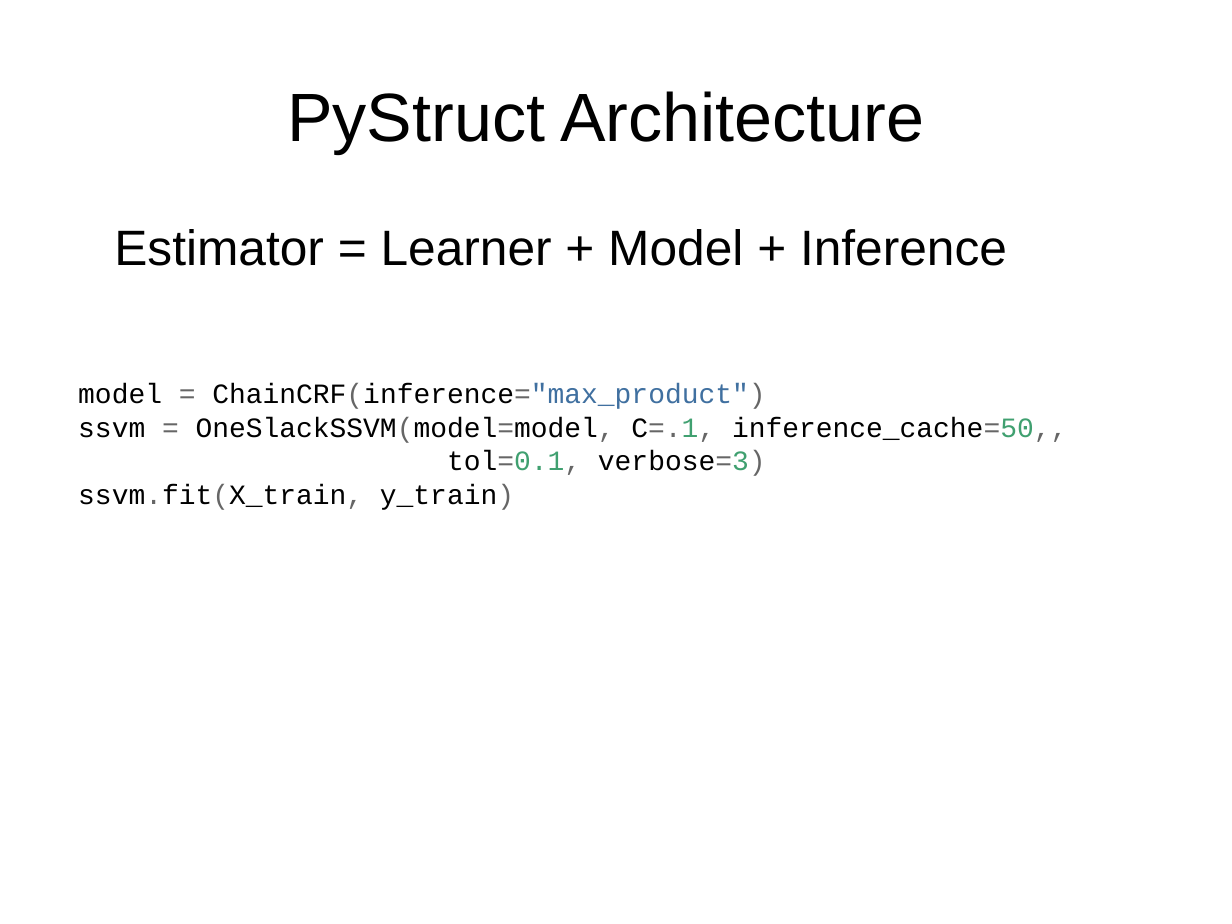
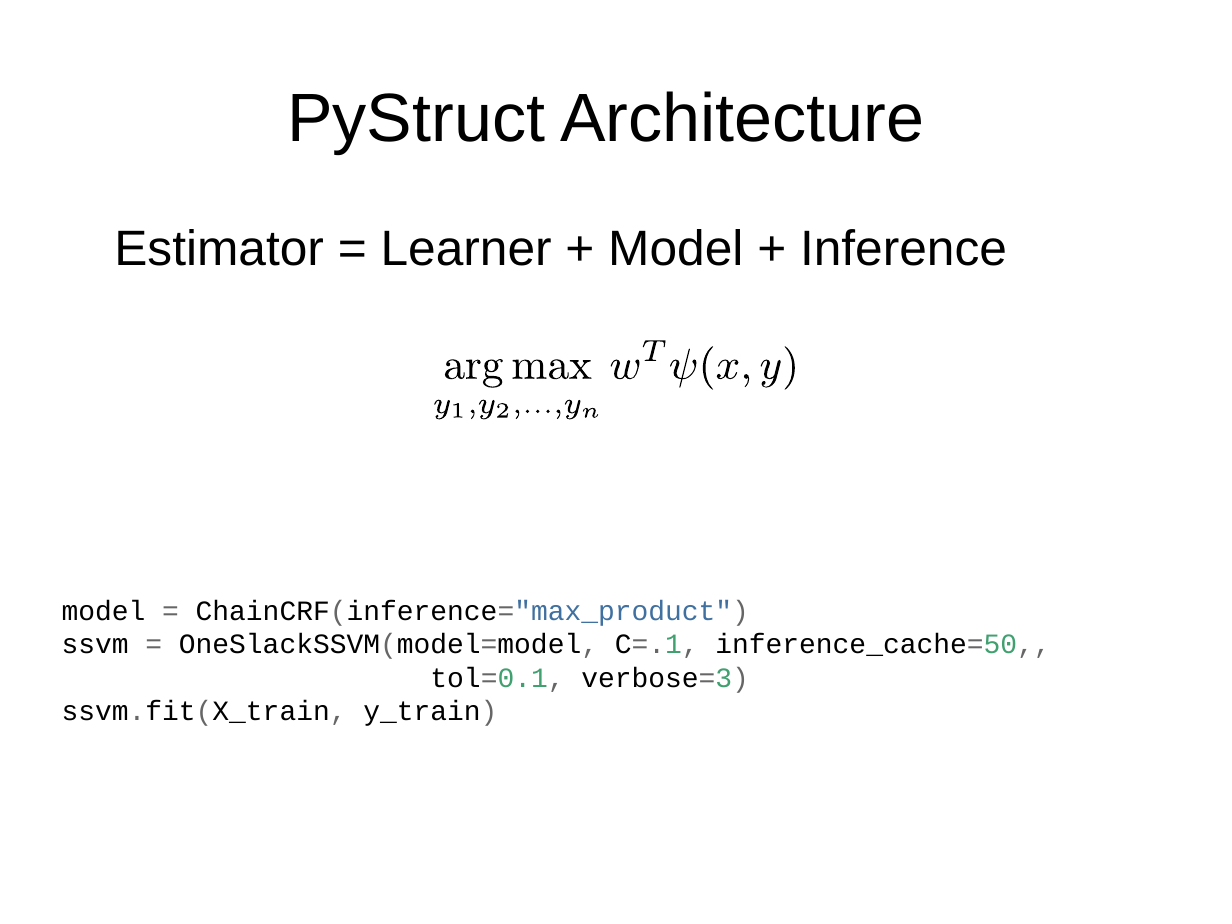
Before and after one commit to amueller/pydata-nyc-advanced-sklearn, a slide deck: slide 73 of presentation.odp (slide 70 before the commit). Drawn at 1232x924 pixels with LibreOffice and Linux fonts; fonts in the diff are those of the drawing. Boxes give left, top, right and bottom in pixels: in the first picture for what was removed or moved away, otherwise in the second. Text is boxed around its words. In the diff, an @@ line names an element or a change of style, - is before the commit and + after.

```diff
--- a/presentation.odp
+++ b/presentation.odp
@@ group added at [435,341,795,420]: 26 freeform shapes @@
@@ text "model = ChainCRF(inference="max_product")": place and size @@
-text "model = ChainCRF(inference="max_product")" at [78,383,1067,510]
+text "model = ChainCRF(inference="max_product")" at [62,600,1050,726]
```
Also in this commit, not shown: 11 other slides changed, 3 slides added, 2 slides removed.
